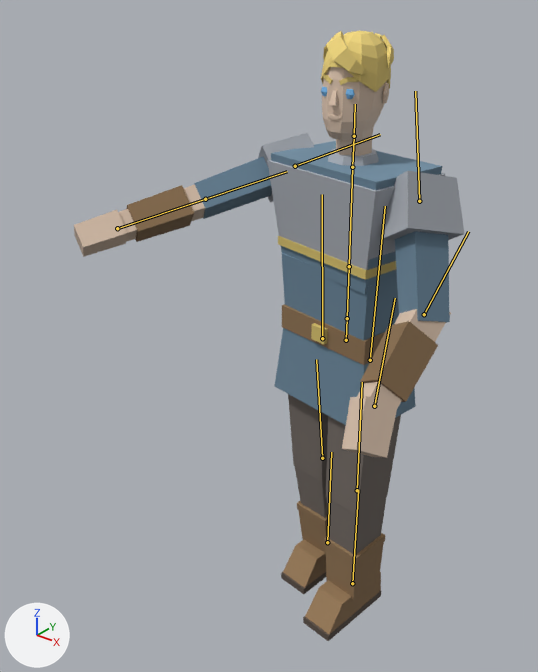
What one commit did to the glTF model assets/models/entities/player_animated.glb.
The view is the same before and after, from a camera (50 mm lens) standing at (1.053, -1.678, 1.916) and looking at (-0.187, -0.129, 0.955). The axes (+X, +Y, +Z) are drawn at lower left. The lights are the same throughout. The older version comes first. Both versions are drawn at frame 4 of the action 'Bow'; the numbers are the values there. The bones that bend it are drawn over the model as lines.

The first picture shows 'Player'.
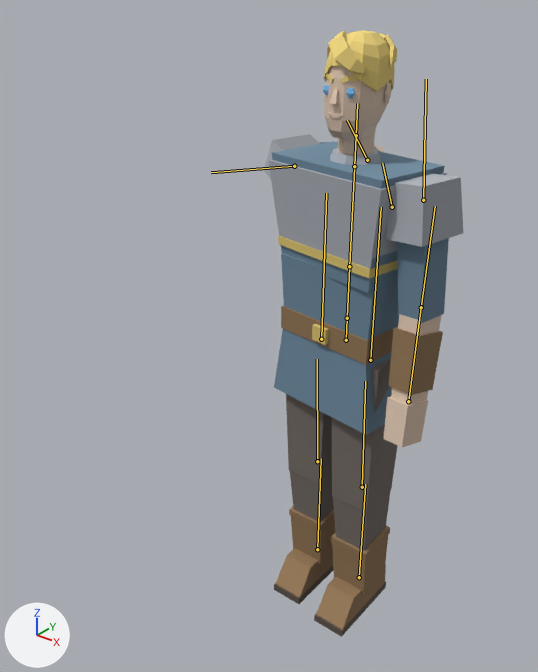
Changed parts and their boxes (x1, y1, x2, y2) in the pictures (538 x 672 px):
'Player', posed (49% narrower): before (74, 31, 464, 641); after (264, 30, 463, 637)
bone 'Chest', root to tip: before (349, 266) to (352, 167); after (349, 266) to (354, 166)
bone 'Head', root to tip: before (354, 136) to (355, 104); after (356, 135) to (357, 103)
bone 'UpperArm.L', root to tip: before (419, 201) to (415, 91); after (423, 200) to (426, 79)
bone 'Forearm.L', root to tip: before (424, 314) to (468, 231); after (421, 307) to (435, 206)
bone 'Hand.L', root to tip: before (374, 406) to (395, 298); after (408, 401) to (421, 307)
bone 'UpperArm.R', root to tip: before (295, 166) to (380, 134); after (294, 166) to (211, 172)
bone 'Forearm.R', root to tip: before (205, 199) to (287, 171); after (367, 160) to (347, 120)
bone 'Hand.R', root to tip: before (117, 228) to (205, 199); after (392, 207) to (382, 163)
bone 'Thigh.L', root to tip: before (370, 360) to (385, 206); after (370, 360) to (381, 207)
bone 'Shin.L', root to tip: before (357, 490) to (362, 382); after (362, 487) to (365, 381)
bone 'Thigh.R', root to tip: before (322, 338) to (322, 194); after (321, 339) to (326, 193)
bone 'Shin.R', root to tip: before (322, 458) to (316, 359); after (317, 461) to (317, 359)
bone 'Foot.R', root to tip: before (327, 542) to (331, 452); after (317, 549) to (321, 458)

The edits, one by one:
Bone 'Hips' (bone_hips) turns from (0, -9, 0) to (0, -7, 0) degrees about its own x, y and z.
Bone 'Spine' (bone_spine) turns from (1, -2, 0) to (0, 0, 0) degrees about its own x, y and z.
Bone 'Chest' (bone_chest) turns from (0, -2, 0) to (0, -4, 0) degrees about its own x, y and z.
Bone 'Head' (bone_head) turns from (0, 13, 0) to (0, 7, 0) degrees about its own x, y and z.
Bone 'UpperArm.L' (bone_upperarm_l) turns from (-20, -9, 30) to (0, 0, 5) degrees about its own x, y and z.
Bone 'Forearm.L' (bone_forearm_l) turns from (-34, 0, 0) to (-10, 0, 0) degrees about its own x, y and z.
Bone 'Hand.L' (bone_hand_l) turns from (19, 0, 0) to (0, 0, 0) degrees about its own x, y and z.
Bone 'UpperArm.R' (bone_upperarm_r) turns from (-68, 0, -51) to (84, 2, 69) degrees about its own x, y and z.
Bone 'Forearm.R' (bone_forearm_r) turns from (-5, 0, 0) to (-112, 0, 0) degrees about its own x, y and z.
Bone 'Hand.R' (bone_hand_r) turns from (0, 0, 0) to (-11, 0, 0) degrees about its own x, y and z.
Bone 'Thigh.L' (bone_thigh_l) turns from (-3, 3, 0) to (0, 7, 0) degrees about its own x, y and z.
Bone 'Shin.L' (bone_shin_l) turns from (4, 0, 0) to (3, 0, 0) degrees about its own x, y and z.
Bone 'Thigh.R' (bone_thigh_r) turns from (3, 3, 0) to (0, 7, 0) degrees about its own x, y and z.
Bone 'Shin.R' (bone_shin_r) turns from (4, 0, 0) to (3, 0, 0) degrees about its own x, y and z.
Bone 'Foot.R' (bone_foot_r) turns from (-7, 0, 0) to (-3, 0, 0) degrees about its own x, y and z.
